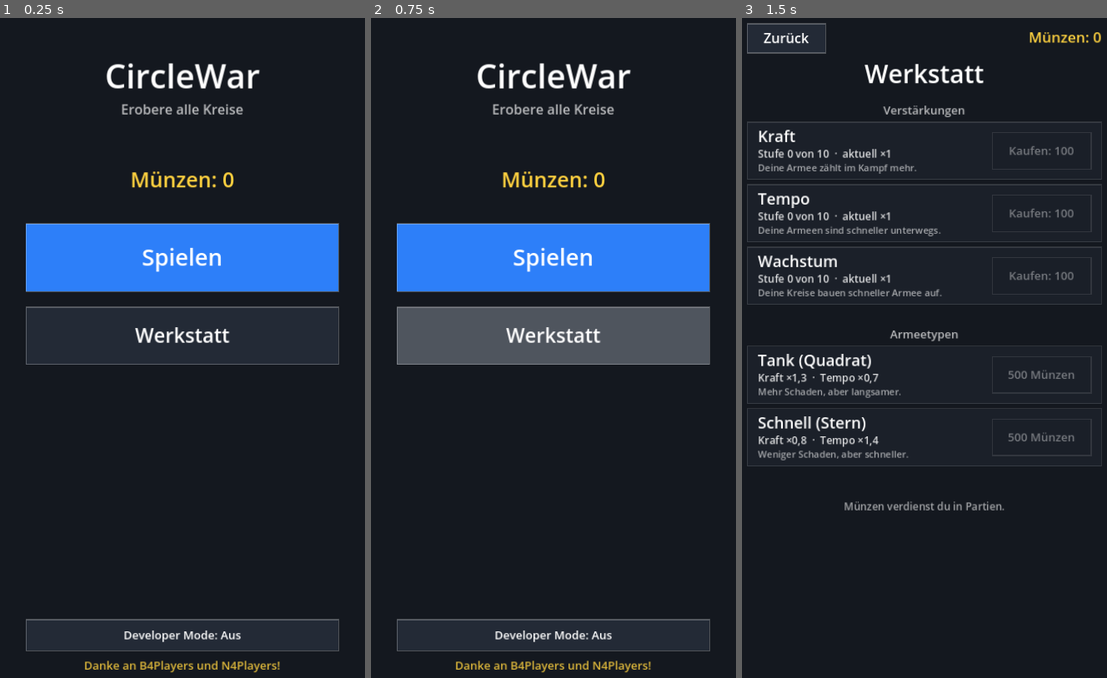
Above: before the commit, frames 1-3 (left to right).
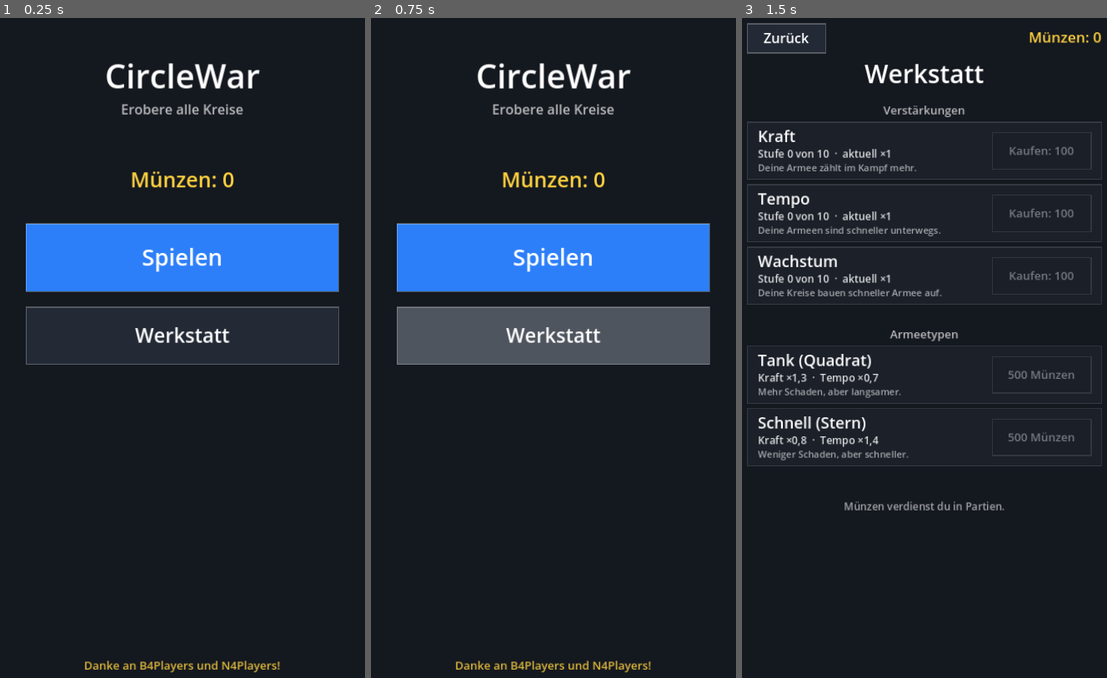
Above: after the commit, the same moments.

Repository: dremsky84/CircleWar
Game: Godot game, scene res://main.tscn
The game is run twice, just before and just after one commit, with the same random seed, the same clock (stepped at 60 frames per second) and the same inputs.
Inputs (mouse positions are in pixels of both pictures, inside the frame that each line leads up to):
- Up to frame 1 (0.25 s): no input
- Up to frame 2 (0.75 s): tap Enter at 0.5 s; move the mouse to (637, 315) at 0.52 s; click (637, 315) at 0.67 s
- Up to frame 3 (1.5 s): tap Space at 1.25 s; drag from (847, 381) to (906, 480) at 1.27 s

The runs differ from the first frame. In frame 1, 0.6% of the frame differs, in the area x 7-93%, y 91-96%; in frame 2, 0.6%; in frame 3, nothing differs.

Commit message:
Developer Mode per 5x Titel-Tipp, Vibration bei Eroberung
Co-Authored-By: Claude Sonnet 5.5 <noreply@anthropic.com>
Claude-Session: https://claude.ai/code/session_0136NsyP7JNdCaXv9od2PjSo

Diff:
--- a/scripts/game.gd
+++ b/scripts/game.gd
@@ -123,6 +123,10 @@
 var dev_ai_frozen := false
 var dev_info := false
 var dev_tool := ""             # "", "owner", "plus", "minus"
+var title_taps := 0            # Geheimcode: 5x auf den Titel tippen
+var title_tap_time := 0
+var toast := ""
+var toast_time := 0.0
 
 
 func _ready() -> void:
@@ -432,8 +436,9 @@
 				list.append(_btn("dev_coins", Rect2(cx - bw * 0.5, off + 1070.0, w, 70.0), "+1000", 22, ["Münzen"]))
 				list.append(_btn("dev_unlock", Rect2(cx - bw * 0.5 + w + 10.0, off + 1070.0, w, 70.0), "Alles", 22, ["freischalten"]))
 				list.append(_btn("dev_reset", Rect2(cx - bw * 0.5 + 2.0 * (w + 10.0), off + 1070.0, w, 70.0), "Fortschritt", 22, ["zurücksetzen"]))
-			list.append(_btn("dev_toggle", Rect2(cx - bw * 0.5, off + 1160.0, bw, 60.0),
-				"Developer Mode: " + ("An" if dev_mode else "Aus"), 22))
+			if dev_mode:
+				list.append(_btn("dev_toggle", Rect2(cx - bw * 0.5, off + 1160.0, bw, 60.0),
+					"Developer Mode: An (ausschalten)", 22))
 		State.SETUP:
 			list.append(_btn("back", Rect2(20.0, off + 16.0, 150.0, 56.0), "Zurück", 26))
 			for i in LEVELS.size():
@@ -651,9 +656,40 @@
 		queue_redraw()
 
 
+# Titel im Hauptmenü (Tippfläche für den Developer-Geheimcode)
+func _title_rect() -> Rect2:
+	var off := _menu_offset()
+	return Rect2(map_size.x * 0.5 - 200.0, off + 70.0, 400.0, 130.0)
+
+
+# 5 Tipper hintereinander (je höchstens 1,5 s Pause) schalten den Developer Mode um
+func _title_tap() -> void:
+	var now := Time.get_ticks_msec()
+	if now - title_tap_time > 1500:
+		title_taps = 0
+	title_tap_time = now
+	title_taps += 1
+	if title_taps >= 5:
+		title_taps = 0
+		dev_mode = not dev_mode
+		_reset_dev()
+		_save_settings()
+		toast = "Developer Mode " + ("aktiviert" if dev_mode else "deaktiviert")
+		toast_time = 2.0
+		Input.vibrate_handheld(80)
+
+
 func _on_press(pos: Vector2) -> void:
 	press_button = _button_at(pos)
 	if press_button != "":
+		title_taps = 0
+		queue_redraw()
+		return
+	if state == State.MAIN:
+		if _title_rect().has_point(pos):
+			_title_tap()
+		else:
+			title_taps = 0
 		queue_redraw()
 		return
 	if state != State.PLAYING or game_over:
@@ -803,6 +839,8 @@
 	var atk: float = army["amount"] * _power(owner)
 	var dfn: float = dst["value"] * _power(dst["owner"])
 	_spawn_fx(dst, owner, atk > dfn)
+	if atk > dfn and (owner == 1 or dst["owner"] == 1):
+		Input.vibrate_handheld(60)  # Kreis erobert (oder verloren)
 	if atk > dfn:
 		dst["owner"] = owner
 		dst["value"] = (atk - dfn) / _power(owner)
@@ -878,6 +916,8 @@
 # ---------- Ablauf ----------
 
 func _process(delta: float) -> void:
+	if toast_time > 0.0:
+		toast_time -= delta
 	if state == State.PLAYING and game_over and not reward_paid:
 		_pay_reward()
 	var running := state == State.PLAYING and not game_over and not paused
@@ -1074,6 +1114,8 @@
 	_text(font, off + 190.0, "Erobere alle Kreise", 26, Color(1, 1, 1, 0.7))
 	_text(font, off + 330.0, "Münzen: %d" % coins, 40, GOLD)
 	_draw_buttons(font)
+	if toast_time > 0.0:
+		_text(font, off + 250.0, toast, 26, Color(GOLD, minf(1.0, toast_time)))
 	_text(font, off + 1256.0, "Danke an B4Players und N4Players!", 22, Color(GOLD, 0.85))
 	if dev_mode:
 		_text(font, off + 1058.0, "Developer", 18, Color(1, 1, 1, 0.5))
--- a/tools/tests.gd
+++ b/tools/tests.gd
@@ -91,6 +91,24 @@
 	check("dev" in ids and "resume" in ids, "Developer im Pause-Menü")
 	g.winner = 1; g.game_over = true
 	check(not g.has_game(), "nach Ende kein Fortfahren")
+	# Geheimcode
+	var d = Game.new()
+	root.add_child(d)
+	d.dev_mode = false
+	d.state = Game.State.MAIN
+	d.map_size = Vector2(720, 1280)
+	var tp: Vector2 = d._title_rect().get_center()
+	for i in 4:
+		d._on_press(tp)
+	check(not d.dev_mode, "4 Tipper reichen nicht")
+	d._on_press(tp)
+	check(d.dev_mode, "5 Tipper aktivieren")
+	for i in 5:
+		d._on_press(tp)
+	check(not d.dev_mode, "5 Tipper deaktivieren")
+	d._on_press(tp); d._on_press(tp); d._on_press(Vector2(10, 700)); d._on_press(tp); d._on_press(tp); d._on_press(tp)
+	check(not d.dev_mode, "Unterbrechung setzt zurück")
+	d.free()
 	h.free()
 	print("Tests fertig, Fehler: ", fails)
 	quit(1 if fails > 0 else 0)
Not shown, changed: export_presets.cfg
